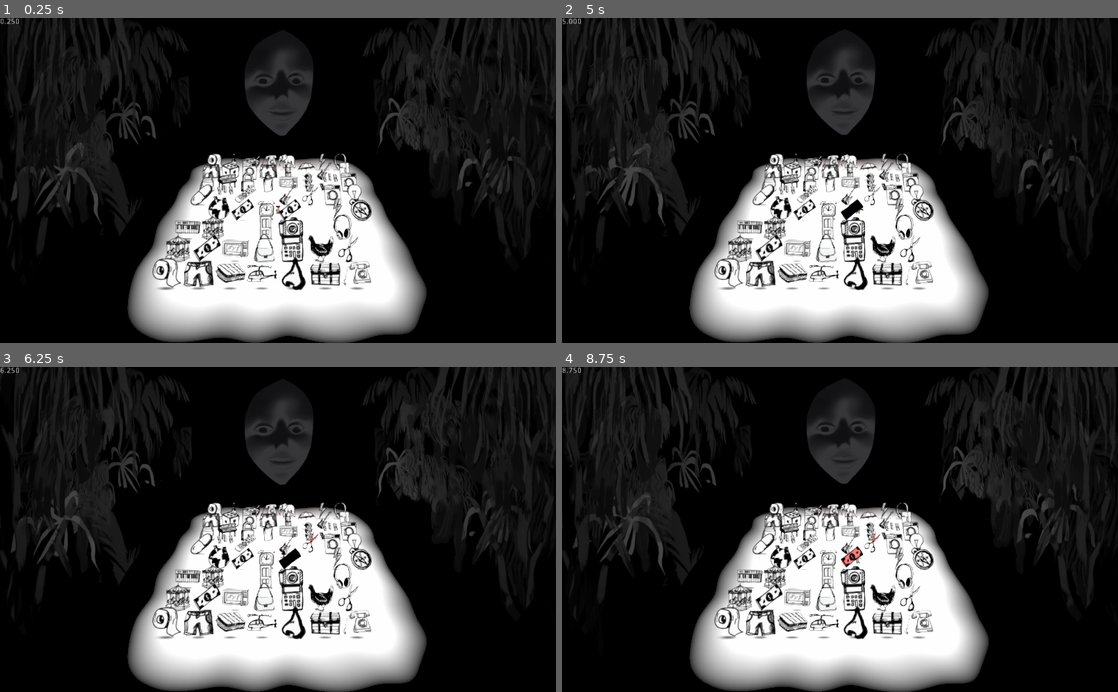
Above: before the commit, frames 1-4 (two rows, left to right).
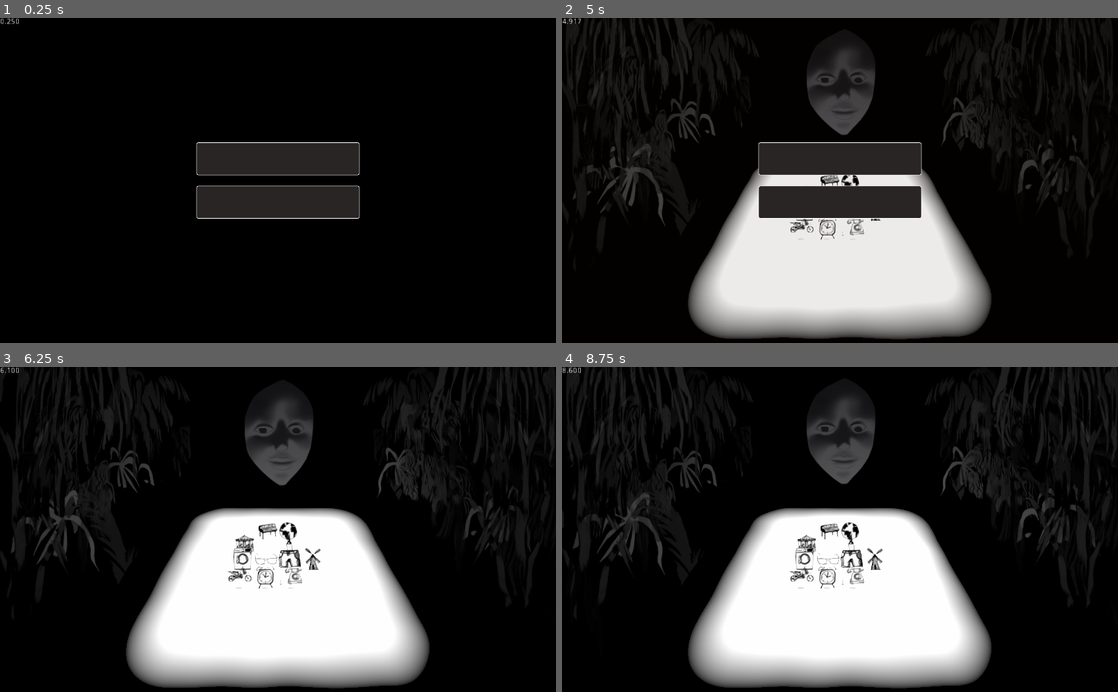
Above: after the commit, the same moments.

Repository: BoringStudio/Golova
Game: Godot game, scene res://game.tscn
Two runs of this game, one before a commit and one after it. Both use one fixed random seed, a clock stepped at 60 frames per second and the inputs below.
Inputs (mouse positions are in pixels of both pictures, inside the frame that each line leads up to):
- Up to frame 1 (0.25 s): no input
- Up to frame 2 (5 s): click (840, 157) at 0.5 s, where only the run after the commit has a clickable "Start"; move the mouse to (962, 164) at 1.27 s; press the mouse at (962, 164) at 1.28 s; hold Right (move_right) 1.28-2.03 s; move the mouse to (728, 196) at 2.02 s; release the mouse at (728, 196) at 2.03 s; hold S (move_back) 2.03-2.78 s; click (728, 196) at 2.1 s; move the mouse to (895, 109) at 2.77 s; press the mouse at (895, 109) at 2.78 s; hold Right (move_right) 2.78-3.53 s; move the mouse to (812, 245) at 3.52 s; release the mouse at (812, 245) at 3.53 s; hold W (move_forward) 3.53-4.28 s; click (812, 245) at 3.6 s; move the mouse to (1006, 229) at 4.27 s; press the mouse at (1006, 229) at 4.28 s; hold Left (move_left) from 4.28 s (still down); tap Escape (ui_cancel) at 4.9 s
- Up to frame 3 (6.25 s): release Left (move_left) at 5 s; release the mouse at (444, 578) at 5 s; click (278, 506) at 5 s, where only the run after the commit has a clickable "Resume"; move the mouse to (111, 480) at 5.77 s; hold Left (move_left) from 5.78 s (still down); click (111, 480) at 5.85 s
- Up to frame 4 (8.75 s): move the mouse to (867, 529) at 6.52 s; release Left (move_left) at 6.53 s; press the mouse at (867, 529) at 6.53 s; hold S (move_back) 6.53-7.28 s; move the mouse to (756, 448) at 7.27 s; release the mouse at (756, 448) at 7.28 s; hold Right (move_right) 7.28-8.03 s; click (756, 448) at 7.35 s; move the mouse to (962, 513) at 8.02 s; press the mouse at (962, 513) at 8.03 s; hold W (move_forward) from 8.03 s (still down)

The runs differ from the first frame. In frame 1, 37% of the frame differs, in the area x 0-100%, y 0-100%; in frame 2, 12%; in frame 3, 8.9%; in frame 4, 9.0%.

Commit message:
Add menus

Diff:
--- a/game.gd
+++ b/game.gd
@@ -3,43 +3,107 @@
 const Item = preload("res://prefabs/item.gd").Item
 const cell = preload("res://prefabs/cell.tscn")
 
+enum UiState {
+	Menu,
+	Paused,
+	Game,
+}
+
 onready var _head = $Head
-onready var _timer = $Timer
+onready var _head_timer = $Timers/Head
 onready var _items = $Items
 onready var _camera = $Camera
 onready var _camera_target = $CameraTarget
-onready var _lights_animation = $Lights/AnimationPlayer
-onready var _audio = $Audio
+onready var _music = $Music
+onready var _main_menu = $CanvasLayer/MainMenu
+onready var _pause_menu = $CanvasLayer/PauseMenu
+onready var _animation: AnimationPlayer = $AnimationPlayer
 
 export(float) var item_width = 1.0
 export(float) var item_height = 1.0
 export(int) var rows = 4
 export(int) var cols = 4
+export(int) var empty_cell_count = 4
 export(Array, Item) var sequence = []
 
+var _current_level = 0
+var _ui_state = UiState.Menu
+
+const LEVELS = [
+	{
+		solution = "Rotating things",
+		variants = [
+			{
+				sequence = [Item.MerryGoRound, Item.Planet, Item.Bike, Item.Clock, Item.WashingMachine, Item.Windmill],
+				hint = "I ate Jupiter for breakfast. And now my stomach is twisting.",
+				rows = 4,
+				cols = 4,
+				empty_cells = 4,
+			}
+		]
+	}
+]
+
 var eaten_cell: Cell = null
 
 func _ready():
-	_regenerate()
-	_timer.connect("timeout", self, "_on_time_to_eat")
-	_timer.start()
-	_lights_animation.play("idle")
 	_head.connect("finished_eating", self, "_on_finished_eating")
-	var timer = get_tree().create_timer(10.0)
-	timer.connect("timeout", self, "_on_start_music")
-
-
-func _on_start_music():
-	_audio.play()
-
-
-func _regenerate():
+	_head_timer.connect("timeout", self, "_on_time_to_eat")
+
+	_main_menu.connect("game_started", self, "_on_game_started")
+	_pause_menu.connect("game_resumed", self, "_on_game_resumed")
+
+	_ui_state = UiState.Menu
+	_update_interface()
+
+	# Reset camera
+	_animation.play("fade_in")
+	_animation.playback_speed = 0.0;
+
+
+
+func _on_game_started():
+	_ui_state = UiState.Game
+	_update_interface()
+
+	_animation.playback_speed = 1.0;
+	_head_timer.start()
+	_regenerate(0, 0)
+
+
+func _on_game_resumed():
+	_ui_state = UiState.Game
+	_update_interface()
+
+
+func _unhandled_input(event):
+	if event.is_action_pressed("ui_cancel"):
+		if _ui_state == UiState.Game:
+			_ui_state = UiState.Paused
+			_update_interface()
+
+			var tree = get_tree()
+			tree.paused = true
+			tree.set_input_as_handled()
+
+
+func _clear_field():
 	for n in _items.get_children():
 		_items.remove_child(n)
 		n.queue_free()
 
+
+func _regenerate(level_id: int, variant_id: int):
 	if rows == 0 or cols == 0:
 		return
+
+	var group = LEVELS[level_id]
+	var variant = group.variants[variant_id]
+
+	sequence = variant.sequence
+	rows = variant.rows
+	cols = variant.cols
+	empty_cell_count = variant.empty_cells
 
 	var field_origin = _items.transform.origin - Vector3((rows - 1) * item_width, 0, (cols - 1) * item_height) * 0.5
 	var field_x = Vector3(item_width, 0, 0)
@@ -50,14 +114,18 @@
 	var grid = []
 	grid += sequence
 
-	while grid.size() < total_items:
-		var variant = randi() % (Item.MAX + 10)
-		if variant >= Item.MAX:
-			grid.append(null)
-		else:
-			grid.append(variant)
+	var other_cells: Array = []
+	for i in range(Item.MAX):
+		if sequence.find(i) < 0:
+			other_cells.append(i)
 
 	randomize()
+	other_cells.shuffle()
+	other_cells.resize(total_items - grid.size())
+	for i in range(empty_cell_count + 1):
+		other_cells[i] = null
+
+	grid += other_cells
 	grid.shuffle()
 
 	for r in range(0, rows):
@@ -79,6 +147,9 @@
 	if sequence.empty():
 		_focus_eyes(_camera)
 		return
+
+	if not _music.playing:
+		_music.play();
 
 	var next_seq_idx = 0
 	var cell_to_eat = null
@@ -115,14 +186,19 @@
 		_focus_eyes(_camera)
 		_head.make_angry()
 	else:
-		_timer.start()
+		_head_timer.start()
 
 
 func _on_item_marked(item):
 	_focus_eyes(item)
-	if _timer.time_left == 0.0:
-		_timer.start()
+	if _head_timer.time_left == 0.0:
+		_head_timer.start()
 
 
 func _focus_eyes(target: Spatial):
 	_camera_target.global_transform.origin = target.global_transform.origin
+
+
+func _update_interface():
+	_main_menu.visible = _ui_state == UiState.Menu
+	_pause_menu.visible = _ui_state == UiState.Paused
--- a/game.tscn
+++ b/game.tscn
@@ -9,7 +9,7 @@
 [ext_resource path="res://game.gd" type="Script" id=7]
 [ext_resource path="res://prefabs/tree_right_2.tscn" type="PackedScene" id=8]
 [ext_resource path="res://prefabs/bottom_leafs_left.tscn" type="PackedScene" id=9]
-[ext_resource path="res://prefabs/player.tscn" type="PackedScene" id=10]
+[ext_resource path="res://ui/main_menu.tscn" type="PackedScene" id=10]
 [ext_resource path="res://prefabs/foliage/leafs7.tscn" type="PackedScene" id=11]
 [ext_resource path="res://prefabs/foliage/leafs9.tscn" type="PackedScene" id=12]
 [ext_resource path="res://prefabs/foliage/leafs4.tscn" type="PackedScene" id=13]
@@ -22,6 +22,7 @@
 [ext_resource path="res://prefabs/foliage/leafs5.tscn" type="PackedScene" id=20]
 [ext_resource path="res://audio/head_background.mp3" type="AudioStream" id=21]
 [ext_resource path="res://prefabs/stopwatch.gd" type="Script" id=22]
+[ext_resource path="res://ui/pause_menu.tscn" type="PackedScene" id=23]
 
 [sub_resource type="BoxShape" id=1]
 extents = Vector3( 1000, 1, 1000 )
@@ -822,6 +823,60 @@
 "values": [ Vector3( 0, -12.8136, -10.4839 ), Vector3( 0, -9.43822, -10.4839 ), Vector3( 0, -10.9266, -10.4839 ), Vector3( 0, -1.8573, -10.4839 ) ]
 }
 
+[sub_resource type="Animation" id=10]
+length = 0.001
+tracks/0/type = "value"
+tracks/0/path = NodePath("Camera:translation")
+tracks/0/interp = 1
+tracks/0/loop_wrap = true
+tracks/0/imported = false
+tracks/0/enabled = true
+tracks/0/keys = {
+"times": PoolRealArray( 0 ),
+"transitions": PoolRealArray( 1 ),
+"update": 0,
+"values": [ Vector3( 0, 7, 7.47334 ) ]
+}
+tracks/1/type = "value"
+tracks/1/path = NodePath("Lights:translation")
+tracks/1/interp = 1
+tracks/1/loop_wrap = true
+tracks/1/imported = false
+tracks/1/enabled = true
+tracks/1/keys = {
+"times": PoolRealArray( 0 ),
+"transitions": PoolRealArray( 1 ),
+"update": 0,
+"values": [ Vector3( 0, 0, 0 ) ]
+}
+
+[sub_resource type="Animation" id=9]
+resource_name = "fade_in"
+tracks/0/type = "value"
+tracks/0/path = NodePath("Camera:translation")
+tracks/0/interp = 2
+tracks/0/loop_wrap = true
+tracks/0/imported = false
+tracks/0/enabled = true
+tracks/0/keys = {
+"times": PoolRealArray( 0, 1 ),
+"transitions": PoolRealArray( 1, 1 ),
+"update": 0,
+"values": [ Vector3( 0, 7, 8.71667 ), Vector3( 0, 7, 7.47334 ) ]
+}
+tracks/1/type = "value"
+tracks/1/path = NodePath("Lights:translation")
+tracks/1/interp = 2
+tracks/1/loop_wrap = true
+tracks/1/imported = false
+tracks/1/enabled = true
+tracks/1/keys = {
+"times": PoolRealArray( 0, 1 ),
+"transitions": PoolRealArray( 1, 1 ),
+"update": 0,
+"values": [ Vector3( 0, -19.2864, 0 ), Vector3( 0, 0, 0 ) ]
+}
+
 [node name="Spatial" type="Spatial"]
 script = ExtResource( 7 )
 rows = 8
@@ -836,10 +891,6 @@
 
 [node name="MeshInstance" type="MeshInstance" parent="StaticBody"]
 mesh = SubResource( 2 )
-
-[node name="Timer" type="Timer" parent="."]
-wait_time = 10.0
-one_shot = true
 
 [node name="Head" parent="." instance=ExtResource( 6 )]
 transform = Transform( 1, 0, 0, 0, 1, 0, 0, 0, 1, 0, 0.436645, -6.94342 )
@@ -861,8 +912,6 @@
 [node name="Camera" type="Camera" parent="."]
 transform = Transform( 1, 0, 0, 0, 0.819152, 0.573577, 0, -0.573577, 0.819152, 0, 7, 7.47334 )
 
-[node name="Player" parent="." instance=ExtResource( 10 )]
-
 [node name="Trees" type="Spatial" parent="."]
 visible = false
 
@@ -948,7 +997,7 @@
 transform = Transform( 1, 0, 0, 0, 1, 0, 0, 0, 1, -11.6676, 0.0168109, 3.18637 )
 
 [node name="Foliage12" parent="FoliageLeft" instance=ExtResource( 18 )]
-transform = Transform( 1, 0, 0, 0, -1, 1.50996e-07, 0, -1.50996e-07, -1, -11.1578, 10.1209, -5.79612 )
+transform = Transform( 1, 0, 0, 0, -1, -8.74228e-08, 0, 8.74228e-08, -1, -11.1578, 10.1209, -5.79612 )
 
 [node name="Foliage13" parent="FoliageLeft" instance=ExtResource( 16 )]
 transform = Transform( 1, 0, 0, 0, 1, 0, 0, 0, 1, -9.47123, 0.0437217, 4.66265 )
@@ -1041,7 +1090,7 @@
 anims/RESET = SubResource( 3 )
 anims/idle = SubResource( 4 )
 
-[node name="Audio" type="AudioStreamPlayer" parent="."]
+[node name="Music" type="AudioStreamPlayer" parent="."]
 stream = ExtResource( 21 )
 
 [node name="Label" type="Label" parent="."]
@@ -1049,3 +1098,21 @@
 margin_bottom = 14.0
 custom_colors/font_color = Color( 1, 1, 1, 1 )
 script = ExtResource( 22 )
+
+[node name="AnimationPlayer" type="AnimationPlayer" parent="."]
+anims/RESET = SubResource( 10 )
+anims/fade_in = SubResource( 9 )
+
+[node name="CanvasLayer" type="CanvasLayer" parent="."]
+
+[node name="MainMenu" parent="CanvasLayer" instance=ExtResource( 10 )]
+
+[node name="PauseMenu" parent="CanvasLayer" instance=ExtResource( 23 )]
+pause_mode = 2
+visible = false
+
+[node name="Timers" type="Spatial" parent="."]
+
+[node name="Head" type="Timer" parent="Timers"]
+wait_time = 10.0
+one_shot = true
--- a/materials/foliage_material.tres
+++ b/materials/foliage_material.tres
@@ -6,3 +6,4 @@
 resource_local_to_scene = true
 flags_transparent = true
 albedo_texture = ExtResource( 1 )
+metallic_specular = 0.0
--- a/materials/ground_material.tres
+++ b/materials/ground_material.tres
@@ -49,6 +49,6 @@
 [resource]
 shader = SubResource( 1 )
 shader_param/base_color = Color( 1, 1, 1, 0 )
-shader_param/distortion_force = 0.04
+shader_param/distortion_force = 0.01
 shader_param/edge = 0.2
 shader_param/edge_distortion = SubResource( 3 )
--- a/materials/head_material.tres
+++ b/materials/head_material.tres
@@ -5,3 +5,4 @@
 [resource]
 flags_transparent = true
 albedo_texture = ExtResource( 1 )
+metallic_specular = 0.0
--- a/prefabs/cell.tscn
+++ b/prefabs/cell.tscn
@@ -22,6 +22,7 @@
 color = Color( 1, 0, 0, 1 )
 
 [sub_resource type="SpatialMaterial" id=5]
+albedo_color = Color( 1, 0, 0, 1 )
 emission_enabled = true
 emission = Color( 1, 0.0431373, 0.0431373, 1 )
 emission_energy = 1.0
--- a/prefabs/head.tscn
+++ b/prefabs/head.tscn
@@ -7,11 +7,27 @@
 [ext_resource path="res://textures/eye_right.png" type="Texture" id=5]
 [ext_resource path="res://textures/head_front_eat.png" type="Texture" id=6]
 [ext_resource path="res://materials/head_material.tres" type="Material" id=7]
+[ext_resource path="res://textures/eye_left.png" type="Texture" id=8]
+
+[sub_resource type="SpatialMaterial" id=17]
+flags_transparent = true
+albedo_texture = ExtResource( 1 )
+
+[sub_resource type="SpatialMaterial" id=16]
+flags_transparent = true
+params_cull_mode = 2
+albedo_texture = ExtResource( 8 )
+metallic_specular = 0.0
+
+[sub_resource type="SpatialMaterial" id=18]
+flags_transparent = true
+albedo_texture = ExtResource( 5 )
+roughness = 0.0
 
 [sub_resource type="Curve" id=13]
 _data = [ Vector2( 0, 0.817045 ), 0.0, 0.0, 0, 0, Vector2( 1, 0.107955 ), 0.0, 0.0, 0, 0 ]
 
-[sub_resource type="CurveTexture" id=14]
+[sub_resource type="CurveTexture" id=19]
 curve = SubResource( 13 )
 
 [sub_resource type="ParticlesMaterial" id=8]
@@ -40,10 +56,15 @@
 emission_on_uv2 = false
 
 [sub_resource type="QuadMesh" id=12]
-material = SubResource( 11 )
+material = SubResource( 20 )
 size = Vector2( 0.01, 0.2 )
 
-[sub_resource type="SpatialMaterial" id=6]
+[sub_resource type="SpatialMaterial" id=15]
+flags_transparent = true
+albedo_texture = ExtResource( 2 )
+metallic_specular = 0.0
+
+[sub_resource type="SpatialMaterial" id=21]
 albedo_color = Color( 1, 0, 0, 1 )
 emission_enabled = true
 emission = Color( 1, 0.00392157, 0.00392157, 1 )
@@ -279,15 +300,23 @@
 [node name="Head" type="Spatial"]
 script = ExtResource( 3 )
 
-[node name="Head" type="Sprite3D" parent="."]
+[node name="Head" type="Spatial" parent="."]
 transform = Transform( 0.5, 0, 0, 0, 0.409576, 0.573577, 0, -0.286788, 0.819152, 0, 2.88821, -2.02235 )
+
+[node name="Back" type="Sprite3D" parent="Head"]
+transform = Transform( 1, 0, 0, 0, 1, 0, 0, 0, 1, 0, 9.53674e-07, -0.644697 )
+material_override = SubResource( 17 )
 texture = ExtResource( 1 )
 
 [node name="EyeLeft" type="Spatial" parent="Head"]
 transform = Transform( 1, 0, 0, 0, 1, 0, 0, 0, 1, -2.026, 0.388, 0 )
 
 [node name="Sprite" type="Sprite3D" parent="Head/EyeLeft"]
-transform = Transform( -1, 0, 0, 0, -1, 0, 0, 0, -1, 0, 4.76837e-07, 0.0999998 )
+transform = Transform( 1, 0, 0, 0, 1, 0, 0, 0, 1, 0, 4.76837e-07, 0.0999998 )
+material_override = SubResource( 16 )
+cast_shadow = 0
+flip_h = true
+flip_v = true
 render_priority = 1
 texture = ExtResource( 5 )
 
@@ -296,15 +325,17 @@
 
 [node name="Sprite" type="Sprite3D" parent="Head/EyeRight"]
 transform = Transform( 1, 0, 0, 0, 1, 0, 0, 0, 1, 0, 0, 0.1 )
+material_override = SubResource( 18 )
 render_priority = 1
 texture = ExtResource( 5 )
 
 [node name="RayOrigin" type="Spatial" parent="Head"]
-transform = Transform( 1, 0, 0, 0, 1, 0, 0, 0, 1, 0.473, -4.04432, 0.2 )
+transform = Transform( 1, 0, 0, 0, 1, 0, 0, 0, 1, 0.473, -3.95359, 0.305799 )
 
 [node name="Particles" type="Particles" parent="Head/RayOrigin"]
 transform = Transform( 1, 0, 0, 0, 0, -1, 0, 1, -4.47035e-08, 0, -0.204547, 0.186642 )
 generate_lightmap = false
+emitting = false
 amount = 64
 lifetime = 0.4
 preprocess = 0.39
@@ -317,6 +348,7 @@
 
 [node name="Sprite3D" type="Sprite3D" parent="Head"]
 transform = Transform( 1, 0, 0, 0, 1, 0, 0, 0, 1, 0, 0, 0.2 )
+material_override = SubResource( 15 )
 render_priority = 3
 texture = ExtResource( 2 )
 
@@ -335,6 +367,7 @@
 
 [node name="OmniLight" type="OmniLight" parent="Head"]
 transform = Transform( 2, 0, 0, 0, 2, -1.72853e-06, 0, 0, 1, 0.513392, -3.41859, 1.54183 )
+visible = false
 light_color = Color( 1, 0.184314, 0.184314, 1 )
 
 [node name="AnimationPlayer" type="AnimationPlayer" parent="."]
--- a/prefabs/ray.tscn
+++ b/prefabs/ray.tscn
@@ -17,13 +17,13 @@
 material/0 = ExtResource( 1 )
 
 [node name="Top" type="MeshInstance" parent="."]
-transform = Transform( 0.359065, 0, 0, 0, 1, 0, 0, 0, 1, 0, 0.098423, -0.42014 )
+transform = Transform( 0.359065, 0, 0, 0, 1, 0, 0, 0, 1, 0, 0.098, -0.5 )
 layers = 4
 mesh = SubResource( 1 )
 material/0 = ExtResource( 1 )
 
 [node name="Bottom" type="MeshInstance" parent="."]
-transform = Transform( 0.675699, 0, 0, 0, 1, 0, 0, 0, 1, 0, 0.0430535, -0.459499 )
+transform = Transform( 0.675699, 0, 0, 0, 1, 0, 0, 0, 1, 0, 0.043, -0.5 )
 layers = 4
 mesh = SubResource( 1 )
 material/0 = ExtResource( 1 )
--- /dev/null
+++ b/ui/main_menu.gd
@@ -0,0 +1,14 @@
+extends Control
+
+signal game_started;
+
+func _ready():
+	pass
+
+
+func _on_Start_pressed():
+	emit_signal("game_started")
+
+
+func _on_Exit_pressed():
+	get_tree().quit()
--- /dev/null
+++ b/ui/main_menu.tscn
@@ -0,0 +1,40 @@
+[gd_scene load_steps=3 format=2]
+
+[ext_resource path="res://ui/theme.tres" type="Theme" id=1]
+[ext_resource path="res://ui/main_menu.gd" type="Script" id=2]
+
+[node name="MainMenu" type="Control"]
+anchor_right = 1.0
+anchor_bottom = 1.0
+theme = ExtResource( 1 )
+script = ExtResource( 2 )
+
+[node name="CenterContainer" type="CenterContainer" parent="."]
+anchor_right = 1.0
+anchor_bottom = 1.0
+
+[node name="VBoxContainer" type="VBoxContainer" parent="CenterContainer"]
+margin_left = 362.0
+margin_top = 200.0
+margin_right = 662.0
+margin_bottom = 400.0
+rect_min_size = Vector2( 300, 200 )
+custom_constants/separation = 20
+alignment = 1
+
+[node name="Start" type="Button" parent="CenterContainer/VBoxContainer"]
+margin_top = 30.0
+margin_right = 300.0
+margin_bottom = 90.0
+rect_min_size = Vector2( 180, 60 )
+text = "Start"
+
+[node name="Exit" type="Button" parent="CenterContainer/VBoxContainer"]
+margin_top = 110.0
+margin_right = 300.0
+margin_bottom = 170.0
+rect_min_size = Vector2( 180, 60 )
+text = "Exit"
+
+[connection signal="pressed" from="CenterContainer/VBoxContainer/Start" to="." method="_on_Start_pressed"]
+[connection signal="pressed" from="CenterContainer/VBoxContainer/Exit" to="." method="_on_Exit_pressed"]
--- /dev/null
+++ b/ui/pause_menu.gd
@@ -0,0 +1,22 @@
+extends Control
+
+signal game_resumed;
+
+func _ready():
+	pass
+
+
+func _on_Resume_pressed():
+	get_tree().paused = false
+	emit_signal("game_resumed")
+
+
+func _on_Exit_pressed():
+	get_tree().quit()
+
+
+func _unhandled_input(event):
+	if visible and event.is_action_pressed("ui_cancel"):
+		get_tree().paused = false
+		get_tree().set_input_as_handled()
+		emit_signal("game_resumed")
--- /dev/null
+++ b/ui/pause_menu.tscn
@@ -0,0 +1,45 @@
+[gd_scene load_steps=3 format=2]
+
+[ext_resource path="res://ui/theme.tres" type="Theme" id=1]
+[ext_resource path="res://ui/pause_menu.gd" type="Script" id=2]
+
+[node name="PauseMenu" type="Control"]
+anchor_right = 1.0
+anchor_bottom = 1.0
+theme = ExtResource( 1 )
+script = ExtResource( 2 )
+
+[node name="ColorRect" type="ColorRect" parent="."]
+anchor_right = 1.0
+anchor_bottom = 1.0
+color = Color( 0.156863, 0.00392157, 0.00392157, 0.0784314 )
+
+[node name="CenterContainer" type="CenterContainer" parent="."]
+anchor_right = 1.0
+anchor_bottom = 1.0
+
+[node name="VBoxContainer" type="VBoxContainer" parent="CenterContainer"]
+margin_left = 362.0
+margin_top = 200.0
+margin_right = 662.0
+margin_bottom = 400.0
+rect_min_size = Vector2( 300, 200 )
+custom_constants/separation = 20
+alignment = 1
+
+[node name="Resume" type="Button" parent="CenterContainer/VBoxContainer"]
+margin_top = 30.0
+margin_right = 300.0
+margin_bottom = 90.0
+rect_min_size = Vector2( 180, 60 )
+text = "Resume"
+
+[node name="Exit" type="Button" parent="CenterContainer/VBoxContainer"]
+margin_top = 110.0
+margin_right = 300.0
+margin_bottom = 170.0
+rect_min_size = Vector2( 180, 60 )
+text = "Exit"
+
+[connection signal="pressed" from="CenterContainer/VBoxContainer/Resume" to="." method="_on_Resume_pressed"]
+[connection signal="pressed" from="CenterContainer/VBoxContainer/Exit" to="." method="_on_Exit_pressed"]
--- /dev/null
+++ b/ui/theme.tres
@@ -0,0 +1,103 @@
+[gd_resource type="Theme" load_steps=8 format=2]
+
+[ext_resource path="res://ui/Deathridge Demo.ttf" type="DynamicFontData" id=1]
+
+[sub_resource type="DynamicFont" id=6]
+size = 30
+font_data = ExtResource( 1 )
+
+[sub_resource type="StyleBoxFlat" id=1]
+content_margin_left = 6.0
+content_margin_right = 6.0
+content_margin_top = 4.0
+content_margin_bottom = 4.0
+bg_color = Color( 0.117647, 0.105882, 0.105882, 1 )
+border_width_left = 1
+border_width_top = 1
+border_width_right = 1
+border_width_bottom = 1
+border_color = Color( 1, 1, 1, 1 )
+corner_radius_top_left = 3
+corner_radius_top_right = 3
+corner_radius_bottom_right = 3
+corner_radius_bottom_left = 3
+
+[sub_resource type="StyleBoxFlat" id=2]
+content_margin_left = 6.0
+content_margin_right = 6.0
+content_margin_top = 4.0
+content_margin_bottom = 4.0
+bg_color = Color( 0.168627, 0.14902, 0.14902, 1 )
+border_width_left = 1
+border_width_top = 1
+border_width_right = 1
+border_width_bottom = 1
+border_color = Color( 1, 1, 1, 1 )
+corner_radius_top_left = 3
+corner_radius_top_right = 3
+corner_radius_bottom_right = 3
+corner_radius_bottom_left = 3
+
+[sub_resource type="StyleBoxFlat" id=3]
+content_margin_left = 6.0
+content_margin_right = 6.0
+content_margin_top = 4.0
+content_margin_bottom = 4.0
+bg_color = Color( 0.223529, 0.196078, 0.196078, 1 )
+border_width_left = 1
+border_width_top = 1
+border_width_right = 1
+border_width_bottom = 1
+border_color = Color( 1, 1, 1, 1 )
+corner_radius_top_left = 3
+corner_radius_top_right = 3
+corner_radius_bottom_right = 3
+corner_radius_bottom_left = 3
+
+[sub_resource type="StyleBoxFlat" id=4]
+content_margin_left = 6.0
+content_margin_right = 6.0
+content_margin_top = 4.0
+content_margin_bottom = 4.0
+bg_color = Color( 0.168627, 0.14902, 0.14902, 1 )
+border_width_left = 1
+border_width_top = 1
+border_width_right = 1
+border_width_bottom = 1
+border_color = Color( 1, 1, 1, 1 )
+corner_radius_top_left = 3
+corner_radius_top_right = 3
+corner_radius_bottom_right = 3
+corner_radius_bottom_left = 3
+
+[sub_resource type="StyleBoxFlat" id=5]
+content_margin_left = 6.0
+content_margin_right = 6.0
+content_margin_top = 4.0
+content_margin_bottom = 4.0
+bg_color = Color( 0.0745098, 0.0588235, 0.0588235, 1 )
+border_width_left = 1
+border_width_top = 1
+border_width_right = 1
+border_width_bottom = 1
+border_color = Color( 1, 1, 1, 1 )
+corner_radius_top_left = 3
+corner_radius_top_right = 3
+corner_radius_bottom_right = 3
+corner_radius_bottom_left = 3
+
+[resource]
+default_font = SubResource( 6 )
+Button/colors/font_color = Color( 1, 1, 1, 1 )
+Button/colors/font_color_disabled = Color( 1, 1, 1, 0.3 )
+Button/colors/font_color_hover = Color( 0.88, 0.8845, 0.8965, 1 )
+Button/colors/font_color_pressed = Color( 0.807843, 0.807843, 0.807843, 1 )
+Button/colors/icon_color_hover = Color( 1.15, 1.15, 1.15, 1 )
+Button/colors/icon_color_pressed = Color( 0.4715, 0.7015, 1.0465, 1 )
+Button/constants/hseparation = 2
+Button/fonts/font = SubResource( 6 )
+Button/styles/disabled = SubResource( 1 )
+Button/styles/focus = SubResource( 2 )
+Button/styles/hover = SubResource( 3 )
+Button/styles/normal = SubResource( 4 )
+Button/styles/pressed = SubResource( 5 )
Not shown: 1 places in game.tscn that only renumber resources
Not shown: 3 places in prefabs/head.tscn that only renumber resources
